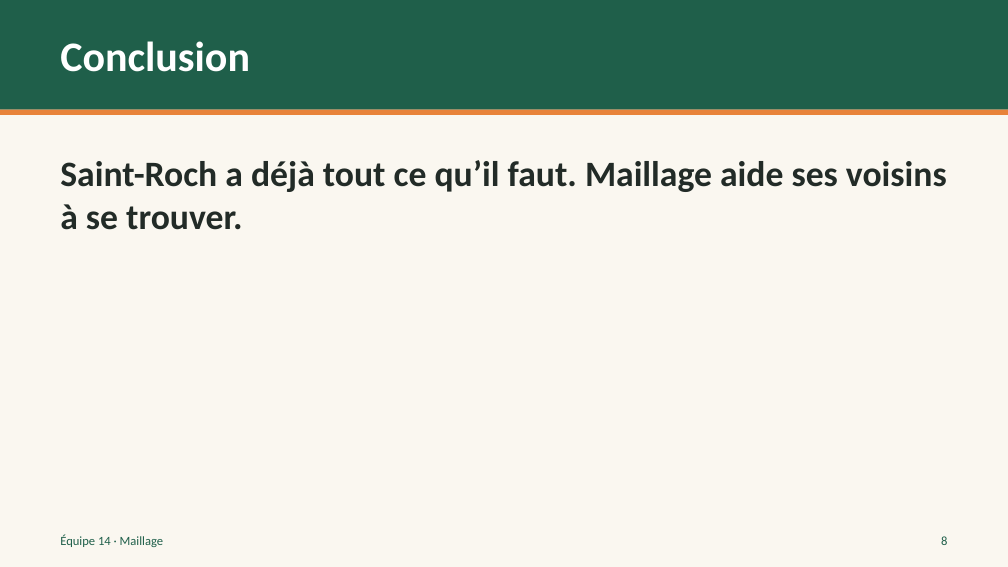
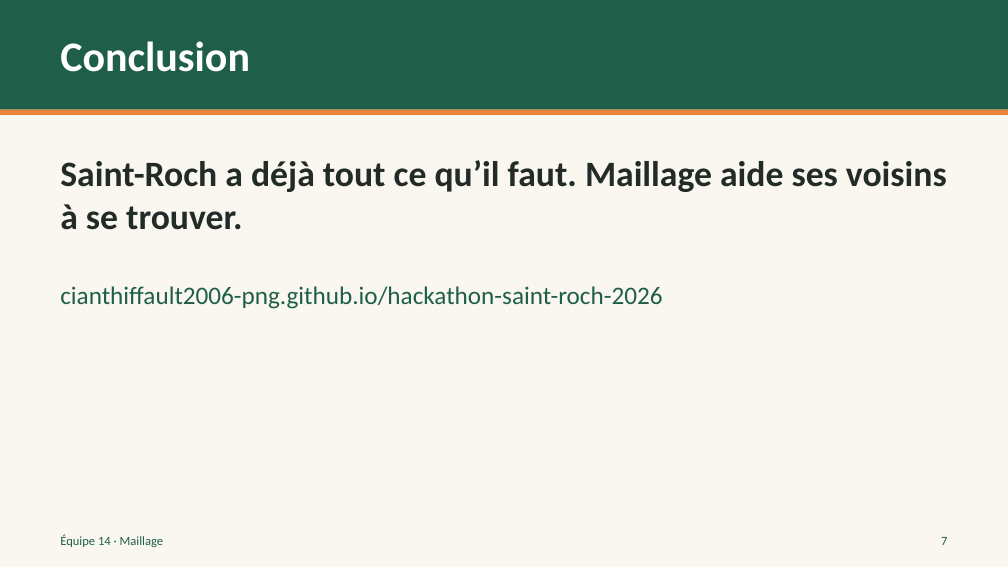
Before and after one commit to cianthiffault2006-png/hackathon-saint-roch-2026, a slide deck: slide 7 of docs/pitch/Maillage.pptx (slide 8 before the commit). Drawn at 1008x567 pixels with LibreOffice and Linux fonts; fonts in the diff are those of the drawing. Boxes give left, top, right and bottom in pixels: in the first picture for what was removed or moved away, otherwise in the second. Text is boxed around its words. In the diff, an @@ line names an element or a change of style, - is before the commit and + after.

```diff
--- a/docs/pitch/Maillage.pptx
+++ b/docs/pitch/Maillage.pptx
@@ text added at bbox=[60, 286, 662, 309], 24 pt, text #1F5F4A @@
+cianthiffault2006-png.github.io/hackathon-saint-roch-2026
@@ text at bbox=[941, 537, 947, 545]: text changed @@
-8
+7
```
Also in this commit, not shown: 4 other slides changed, 1 slide removed, 7 other files.
